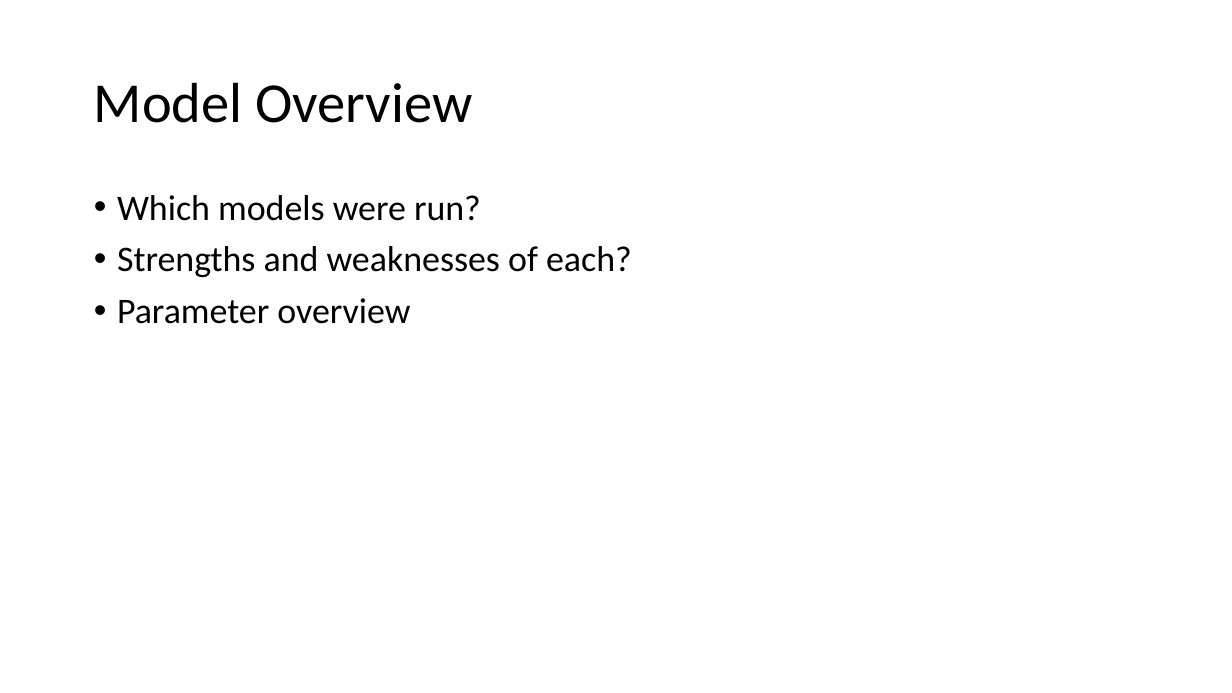
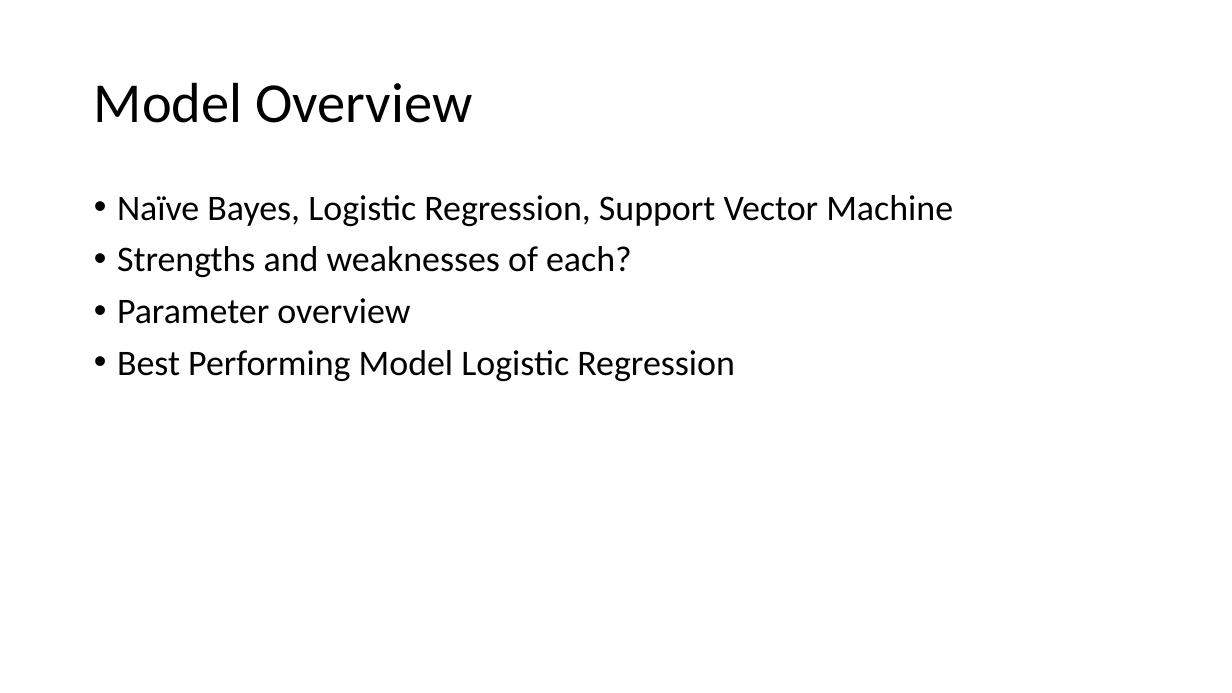
Before and after one commit to sstarkjr/NLP-food-safety-classification, a slide deck: slide 6 of Presentation.pptx. Drawn at 1232x693 pixels with LibreOffice and Linux fonts; fonts in the diff are those of the drawing. Boxes give left, top, right and bottom in pixels: in the first picture for what was removed or moved away, otherwise in the second. Text is boxed around its words. In the diff, an @@ line names an element or a change of style, - is before the commit and + after.

Commit message:
more powerpoint updates

```diff
--- a/Presentation.pptx
+++ b/Presentation.pptx
@@ text at (x1=117, y1=195, x2=953, y2=226): text changed @@
-• Which models were run?
+• Naïve Bayes, Logistic Regression, Support Vector Machine
@@ text at (x1=117, y1=350, x2=735, y2=381): paragraph added @@
+• Best Performing Model Logistic Regression
```
Also in this commit, not shown: 1 other slide changed, 1 slide added, 1 other file.
